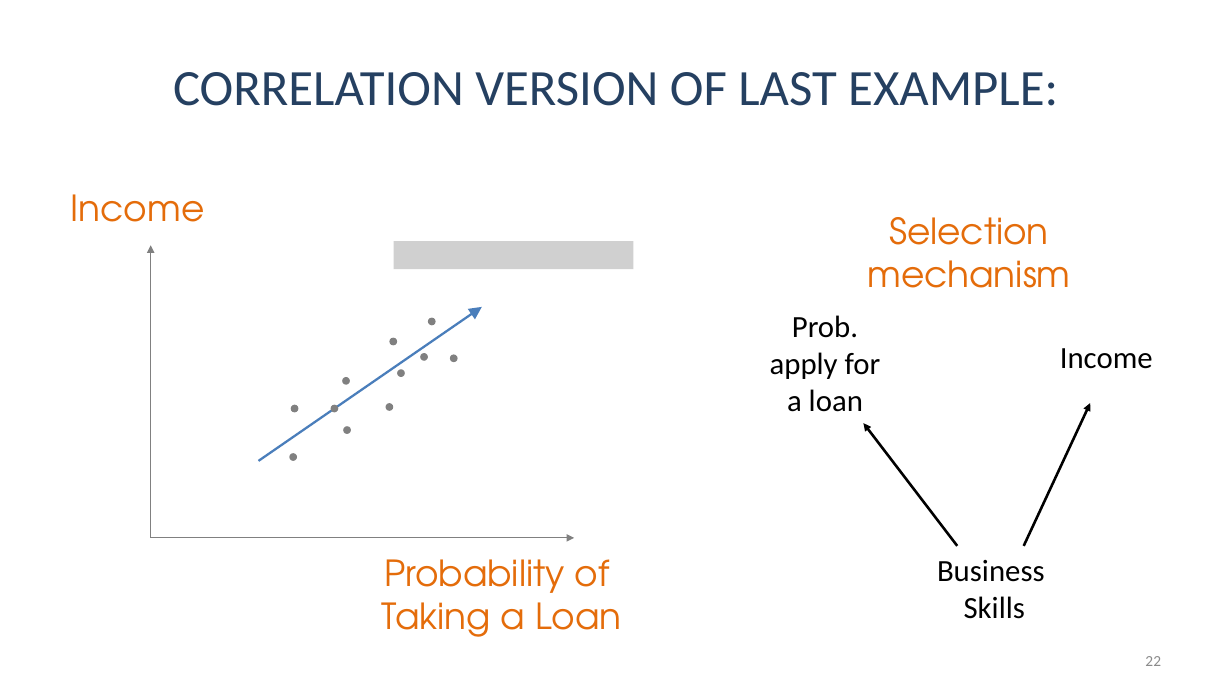
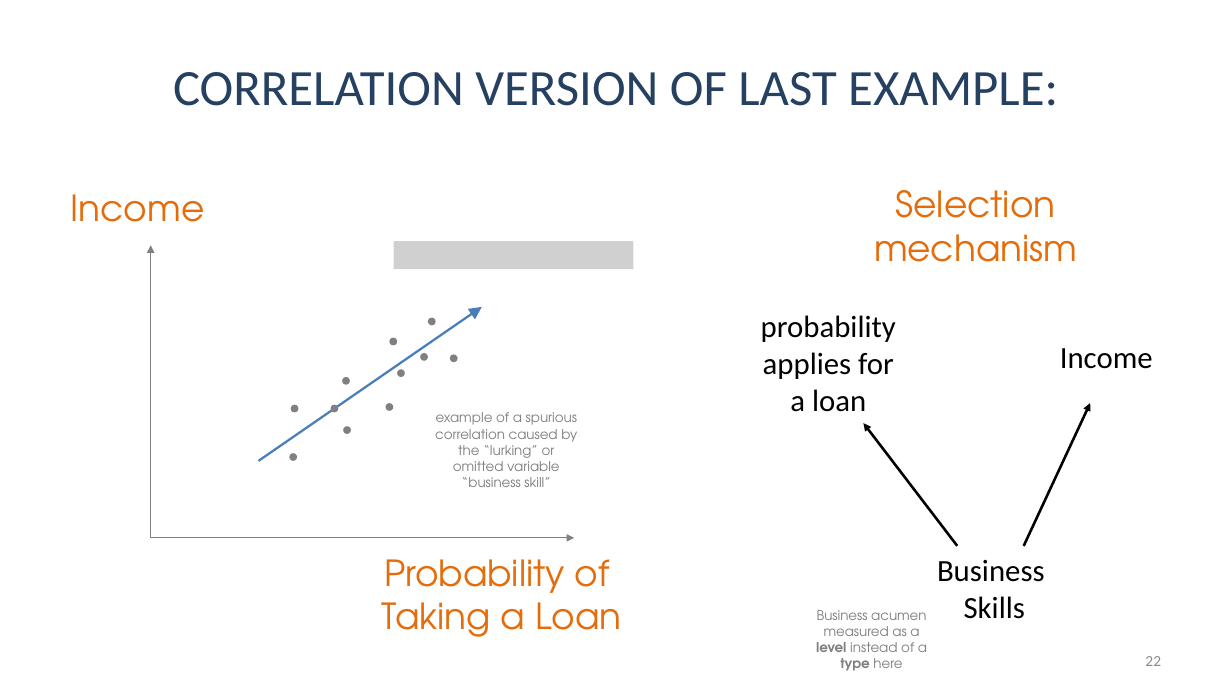
Before and after one commit to DS4PS/cpp-524-sum-2021, a slide deck: slide 22 of lectures/p-02-tests-for-cf-validity.pptx. Drawn at 1232x693 pixels with LibreOffice and Linux fonts; fonts in the diff are those of the drawing; grey boxes stand for pictures. Boxes give left, top, right and bottom in pixels: in the first picture for what was removed or moved away, otherwise in the second. Text is boxed around its words. In the diff, an @@ line names an element or a change of style, - is before the commit and + after.

```diff
--- a/lectures/p-02-tests-for-cf-validity.pptx
+++ b/lectures/p-02-tests-for-cf-validity.pptx
@@ text "Selection mechanism": place and size @@
-text "Selection mechanism" at box(867, 217, 1070, 288)
+text "Selection mechanism" at box(874, 190, 1077, 262)
@@ text at box(761, 315, 896, 412): text changed @@
-Prob. apply for a loan
+probability applies for a loan
@@ text added at box(435, 412, 577, 487), 10.5 pt, text #808080 @@
+example of a spurious correlation caused by the “lurking” or omitted variable “business skill”
@@ text added at box(816, 610, 927, 671), 10.5 pt, text #808080 @@
+Business acumen measured as a level instead of a type here
```
Also in this commit, not shown: 8 other slides changed, 4 slides added, 1 other file.
